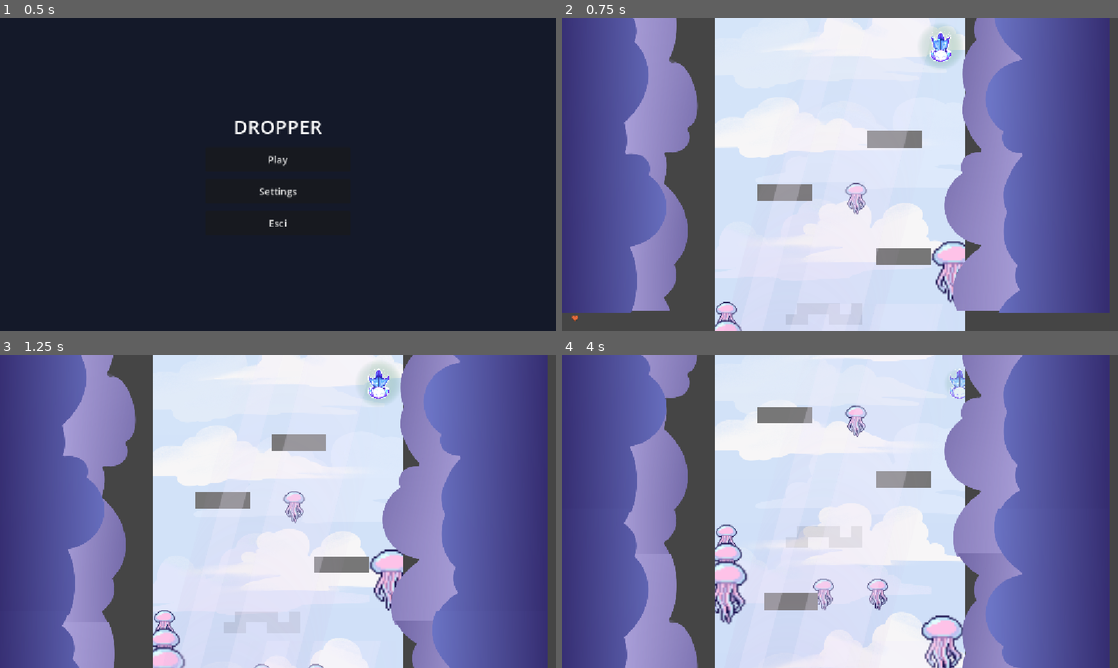
Above: before the commit, frames 1-4 (two rows, left to right).
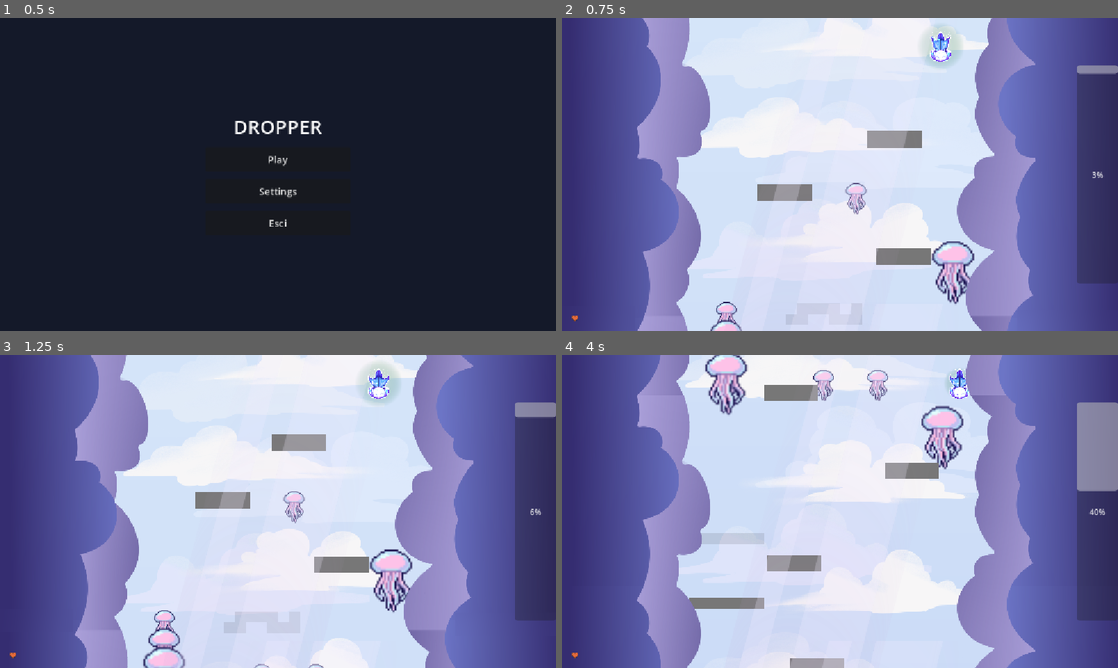
Above: after the commit, the same moments.

Repository: crissoll/Fail-Safe-Game-Jam
Game: Godot game, scene res://scenes/home_menu.tscn
Two runs of this game, one before a commit and one after it. Both use one fixed random seed, a clock stepped at 60 frames per second and the inputs below.
Inputs:
- Up to frame 1 (0.5 s): no input
- Up to frame 2 (0.75 s): click "Play" at 0.5 s
- Up to frame 3 (1.25 s): no input
- Up to frame 4 (4 s): tap Enter (reset_level) at 1.25 s; hold D (right) 1.28-2.03 s; tap Space (switch_dimension) every 0.75 s from 1.35 to 3.6 s; hold Up (slow_down) 2.03-2.78 s; hold D (right) from 2.78 s (still down)

Frame 1 is identical in both runs. In frame 2, 19% of the frame differs, in the area x 0-100%, y 0-100%; in frame 3, 16%; in frame 4, 37%, in the area x 1-100%, y 0-100%.

Commit message:
BG&depth_bar
- background was glitched when repeating itself, now it is fixed
- lateral depth progress bar working but has to be improved artistically

Diff:
--- a/first-prototype----dropper-/scenes/GUI/GUI.tscn
+++ b/first-prototype----dropper-/scenes/GUI/GUI.tscn
@@ -3,6 +3,7 @@
 [ext_resource type="Texture2D" uid="uid://dt3ekvby87hhd" path="res://assets/UI/IconHeartEmpty.png" id="1_ugkik"]
 [ext_resource type="Texture2D" uid="uid://r7b7frvrxs76" path="res://assets/UI/IconHeart.png" id="2_idl4l"]
 [ext_resource type="Script" uid="uid://dppc3rmh5nj6i" path="res://scripts/UI/texture_progress_bar.gd" id="3_d7rg1"]
+[ext_resource type="Script" uid="uid://cjppdlkwkvcfa" path="res://scripts/UI/depth_progress_bar.gd" id="4_idl4l"]
 
 [node name="Gui" type="Control" unique_id=706741470]
 layout_mode = 3
@@ -13,6 +14,7 @@
 grow_vertical = 2
 
 [node name="CanvasLayer" type="CanvasLayer" parent="." unique_id=2108776658]
+layer = 500
 
 [node name="MarginContainer" type="MarginContainer" parent="CanvasLayer" unique_id=406478218]
 anchors_preset = 15
@@ -34,3 +36,17 @@
 texture_under = ExtResource("1_ugkik")
 texture_progress = ExtResource("2_idl4l")
 script = ExtResource("3_d7rg1")
+
+[node name="ProgressBar" type="ProgressBar" parent="CanvasLayer" unique_id=1233312224]
+anchors_preset = 6
+anchor_left = 1.0
+anchor_top = 0.5
+anchor_right = 1.0
+anchor_bottom = 0.5
+offset_left = -85.0
+offset_top = -226.0
+offset_bottom = 226.0
+grow_horizontal = 0
+grow_vertical = 2
+fill_mode = 2
+script = ExtResource("4_idl4l")
--- a/first-prototype----dropper-/scenes/background.tscn
+++ b/first-prototype----dropper-/scenes/background.tscn
@@ -19,10 +19,10 @@
 follow_viewport_enabled = true
 
 [node name="TextureRect" type="TextureRect" parent="ParallaxBackground2" unique_id=192399172]
-offset_left = 393.0
-offset_top = -38.0
-offset_right = 4500.2886
-offset_bottom = 784.6908
+offset_left = 416.70496
+offset_top = -35.036865
+offset_right = 4521.031
+offset_bottom = 798.02484
 rotation = 1.5707964
 texture = SubResource("GradientTexture2D_au7uu")
 
@@ -52,20 +52,20 @@
 
 [node name="ParallaxLayer" type="ParallaxLayer" parent="ParallaxBackground" unique_id=1690571788]
 motion_scale = Vector2(1, 0.8)
-motion_mirroring = Vector2(0, 465.69)
+motion_mirroring = Vector2(0, 943.488)
 
 [node name="Sprite2D" type="Sprite2D" parent="ParallaxBackground/ParallaxLayer" unique_id=1288392435]
-position = Vector2(-18.929966, 192.99998)
-scale = Vector2(0.36278638, 0.36364204)
+position = Vector2(0, 436)
+scale = Vector2(0.363, 0.364)
 texture = ExtResource("3_1tmhi")
 
 [node name="ParallaxLayer2" type="ParallaxLayer" parent="ParallaxBackground" unique_id=719228116]
 motion_scale = Vector2(1, 1.2)
-motion_mirroring = Vector2(0, 465.69)
+motion_mirroring = Vector2(0, 943.488)
 
 [node name="Sprite2D" type="Sprite2D" parent="ParallaxBackground/ParallaxLayer2" unique_id=485829622]
-position = Vector2(-18.929966, 192.99998)
-scale = Vector2(0.36278638, 0.36364204)
+position = Vector2(0, 436)
+scale = Vector2(0.363, 0.364)
 texture = ExtResource("4_l5f8m")
 
 [node name="ParallaxLayer3" type="ParallaxLayer" parent="ParallaxBackground" unique_id=2098930633]
--- a/first-prototype----dropper-/scenes/levels/empty_level.tscn
+++ b/first-prototype----dropper-/scenes/levels/empty_level.tscn
@@ -3,7 +3,6 @@
 [ext_resource type="Script" uid="uid://lb7lilwrqt06" path="res://scripts/classes/level_boundaries.gd" id="1_h2s0c"]
 [ext_resource type="PackedScene" uid="uid://cvf36xsuide6q" path="res://scenes/background.tscn" id="2_fuay5"]
 [ext_resource type="Script" uid="uid://co0gxbvtwug1x" path="res://scripts/classes/player_flip_area.gd" id="2_jdsy5"]
-[ext_resource type="Script" uid="uid://cikl756ql5glf" path="res://scripts/classes/obstacle.gd" id="3_1yjtr"]
 [ext_resource type="PackedScene" uid="uid://boiq8madn315w" path="res://scenes/game-objects/obstacle.tscn" id="3_jdsy5"]
 
 [sub_resource type="RectangleShape2D" id="RectangleShape2D_m03m6"]
@@ -42,25 +41,15 @@
 position = Vector2(4, 255)
 texture = SubResource("NoiseTexture2D_u25ut")
 
-[node name="LeftWall" type="Area2D" parent="." unique_id=123936769]
+[node name="LeftWall" type="Area2D" parent="." unique_id=533715301]
 z_index = 10
 position = Vector2(-200, 0)
 collision_layer = 0
 collision_mask = 24
-script = ExtResource("3_1yjtr")
-metadata/_custom_type_script = "uid://cikl756ql5glf"
 
 [node name="CollisionShape2D" type="CollisionShape2D" parent="LeftWall" unique_id=1805657116]
 rotation = 1.5707964
 shape = SubResource("WorldBoundaryShape2D_u25ut")
-
-[node name="ColorRect" type="ColorRect" parent="LeftWall" unique_id=1825452804]
-offset_left = -2032.0
-offset_top = -662.0
-offset_right = 1.0
-offset_bottom = -200.33902
-scale = Vector2(1, 1000)
-color = Color(0.2716817, 0.2716817, 0.2716817, 1)
 
 [node name="RigidBody2D" type="RigidBody2D" parent="LeftWall" unique_id=1858348912]
 position = Vector2(-5, 0)
@@ -71,25 +60,15 @@
 rotation = 1.5707964
 shape = SubResource("WorldBoundaryShape2D_u25ut")
 
-[node name="RightWall" type="Area2D" parent="." unique_id=679402046]
+[node name="RightWall" type="Area2D" parent="." unique_id=30065493]
 z_index = 10
 position = Vector2(200, 0)
 collision_layer = 2
 collision_mask = 24
-script = ExtResource("3_1yjtr")
-metadata/_custom_type_script = "uid://cikl756ql5glf"
 
 [node name="CollisionShape2D" type="CollisionShape2D" parent="RightWall" unique_id=901147639]
 rotation = -1.5707964
 shape = SubResource("WorldBoundaryShape2D_u25ut")
-
-[node name="ColorRect" type="ColorRect" parent="RightWall" unique_id=891017131]
-offset_left = -2.0
-offset_top = -659.0
-offset_right = 1768.0
-offset_bottom = -197.34299
-scale = Vector2(1, 1000)
-color = Color(0.2716817, 0.2716817, 0.2716817, 1)
 
 [node name="RigidBody2D" type="RigidBody2D" parent="RightWall" unique_id=1706093801]
 gravity_scale = 0.0
--- /dev/null
+++ b/first-prototype----dropper-/scripts/UI/depth_progress_bar.gd
@@ -0,0 +1,11 @@
+extends ProgressBar
+
+@onready var player : Player = GameManager.player
+@onready var end_pos : Vector2 = GameManager.end_pos
+func _ready() -> void:
+	pass # Replace with function body.
+
+
+# Called every frame. 'delta' is the elapsed time since the previous frame.
+func _process(delta: float) -> void:
+	value = max_value * player.global_position.y /end_pos.y
--- a/first-prototype----dropper-/scripts/autoloads/game_manager.gd
+++ b/first-prototype----dropper-/scripts/autoloads/game_manager.gd
@@ -1,3 +1,7 @@
 extends Node
 
-@export var player: Player
+var player : Player
+var end_pos : Vector2
+
+func set_player(player_set : Player):
+	player = player_set
--- a/first-prototype----dropper-/scripts/classes/level_boundaries.gd
+++ b/first-prototype----dropper-/scripts/classes/level_boundaries.gd
@@ -4,8 +4,8 @@
 extends Node2D
 
 @onready var spawn_marker: Marker2D = $SpawnMarker
-@onready var left_wall: Obstacle = $LeftWall
-@onready var right_wall: Obstacle = $RightWall
+@onready var left_wall: Area2D = $LeftWall
+@onready var right_wall: Area2D = $RightWall
 @onready var flip_player_area: PlayerFlipArea = $FlipPlayerArea
 
 @export var width := 400.0:
@@ -21,6 +21,7 @@
 @export var height := 4000.0:
 	set(value):
 		height = value
+		GameManager.end_pos.y = height
 		if(flip_player_area == null):
 			if Engine.is_editor_hint():
 				return
--- a/first-prototype----dropper-/scripts/classes/obstacle.gd
+++ b/first-prototype----dropper-/scripts/classes/obstacle.gd
@@ -17,9 +17,10 @@
 	modulate.a = 1
 
 func _process(delta: float) -> void:
-	for body in get_overlapping_bodies():
-		if body is Player:
-			body.health_comp.apply_damage(damage)
+	if monitoring:
+		for body in get_overlapping_bodies():
+			if body is Player:
+				body.health_comp.apply_damage(damage)
 
 func _ready() -> void:
 	if spirit_display_mode == SpiritDisplayMode.SPIRIT:
--- a/first-prototype----dropper-/scripts/classes/player/player.gd
+++ b/first-prototype----dropper-/scripts/classes/player/player.gd
@@ -35,6 +35,7 @@
 
 
 func _ready() -> void:
+	GameManager.set_player(self)
 	reversed_camera_pos = camera.position
 	reversed_camera_pos.y *= -1
 
Binary file changed: first-prototype----dropper-/assets/WallsBack.png
Binary file changed: first-prototype----dropper-/assets/WallsFront.png
Not shown, added: first-prototype----dropper-/scripts/UI/depth_progress_bar.gd.uid
